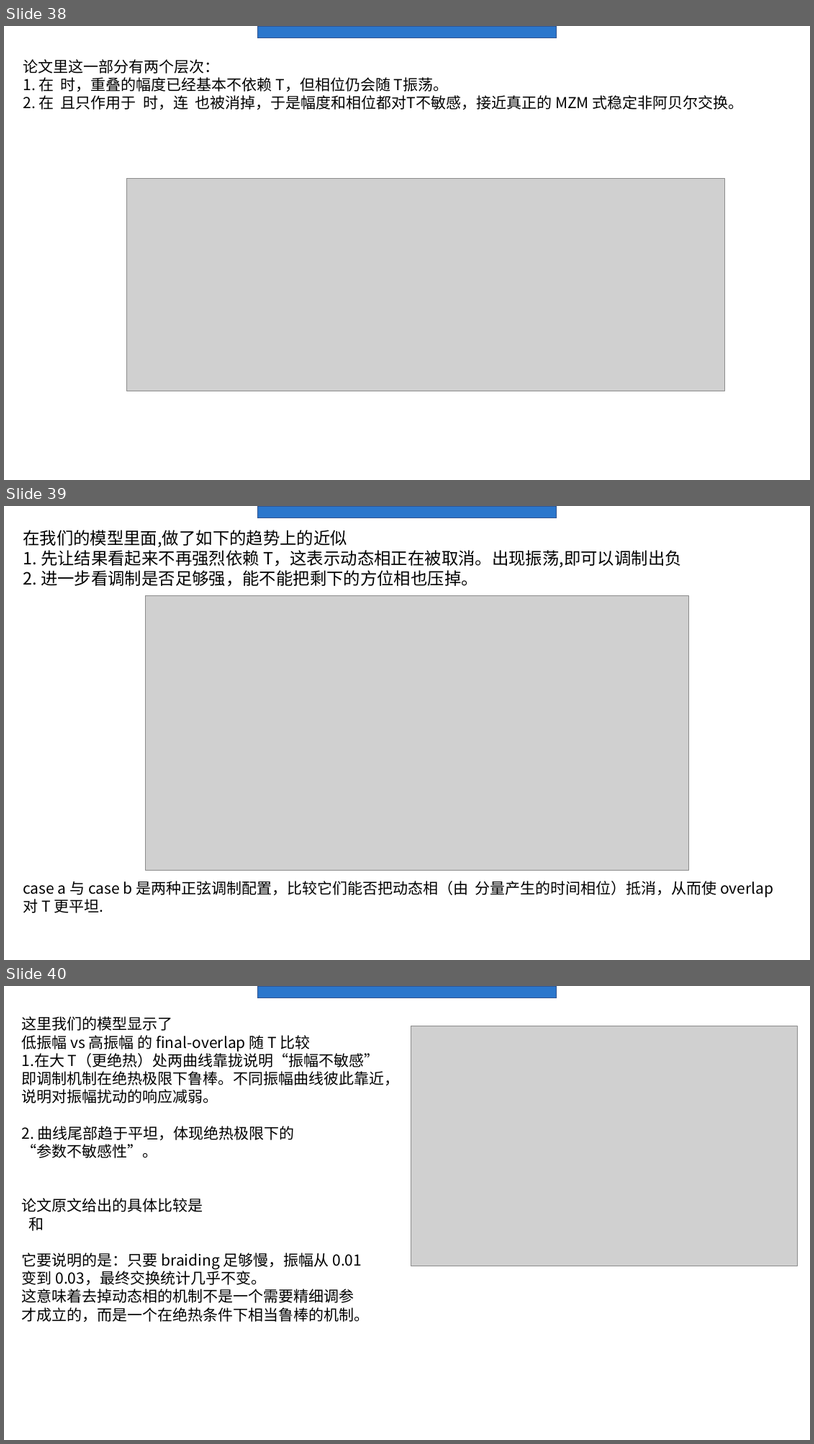
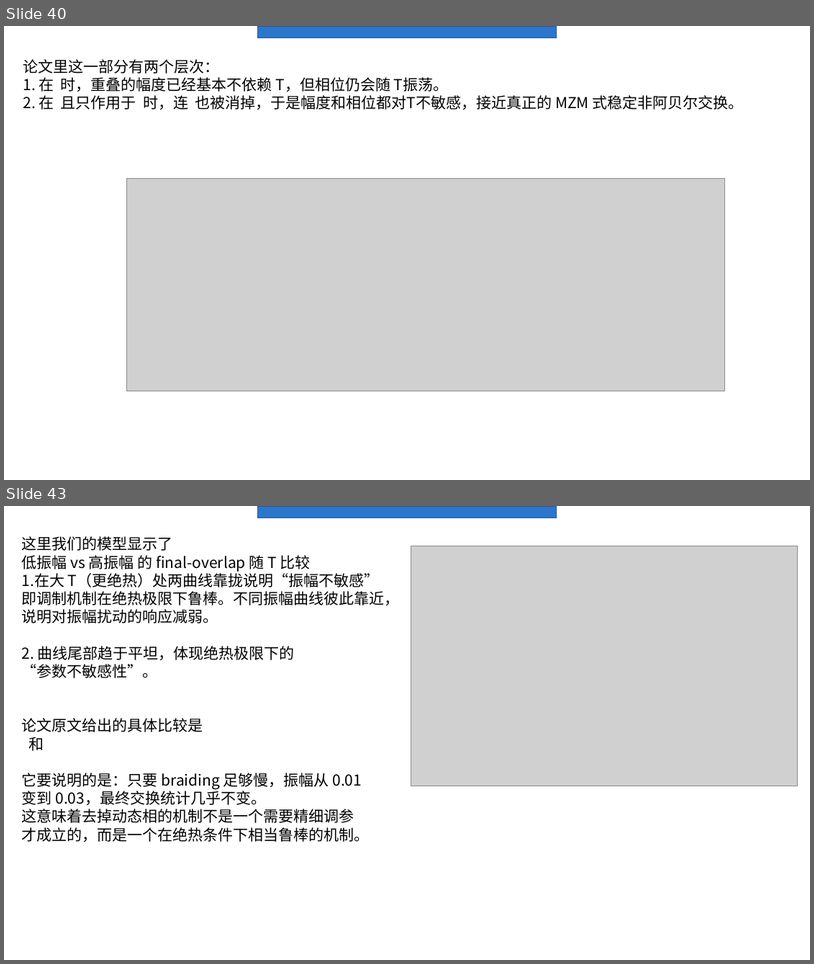
Before and after one commit to Asice-Cloud/quantummmm, a slide deck: y2.pptx. Shown one above the other, each under a label of ours: slides 38, 39 and 40 before the commit, slides 40 and 43 after it; the slides between them are not shown. The pictures are 814x1444 and 814x964 pixels, drawn with LibreOffice and Linux fonts; fonts in the diff are those of the drawing; grey boxes stand for pictures. Boxes give left, top, right and bottom in pixels: in the first picture for what was removed or moved away, otherwise in the second. Text is boxed around its words. In the diff, an @@ line names an element or a change of style, - is before the commit and + after.

```diff
--- a/y2.pptx
+++ b/y2.pptx
@@ slide 39 removed at [4, 506, 810, 960], background #FFFFFF; not listed: 1 template element that a slide beside it also shows @@
@@ text removed at [23, 530, 774, 913] @@
-在我们的模型里面,做了如下的趋势上的近似
-1. 先让结果看起来不再强烈依赖 T，这表示动态相正在被取消。出现振荡,即可以调制出负
-2. 进一步看调制是否足够强，能不能把剩下的方位相也压掉。
-case a 与 case b 是两种正弦调制配置，比较它们能否把动态相（由 分量产生的时间相位）抵消，从而使 overlap 对 T 更平坦.
@@ picture removed at [146, 595, 689, 870] @@
@@ what was slide 38 is now slide 40 @@
@@ what was slide 40 is now slide 43 @@
```
Also in this commit, not shown: 4 slides changed, 4 slides added, 17 other files.
